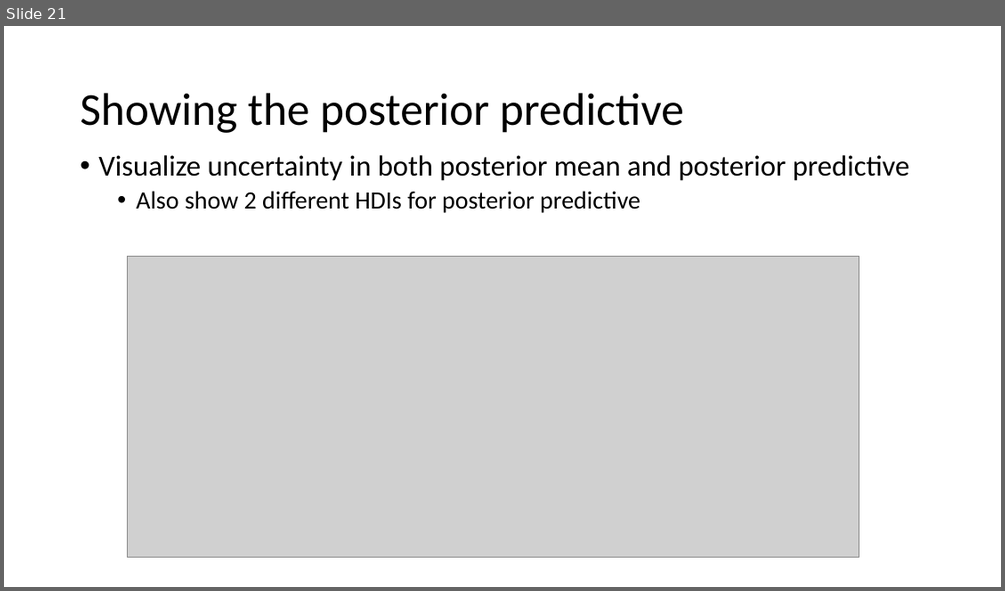
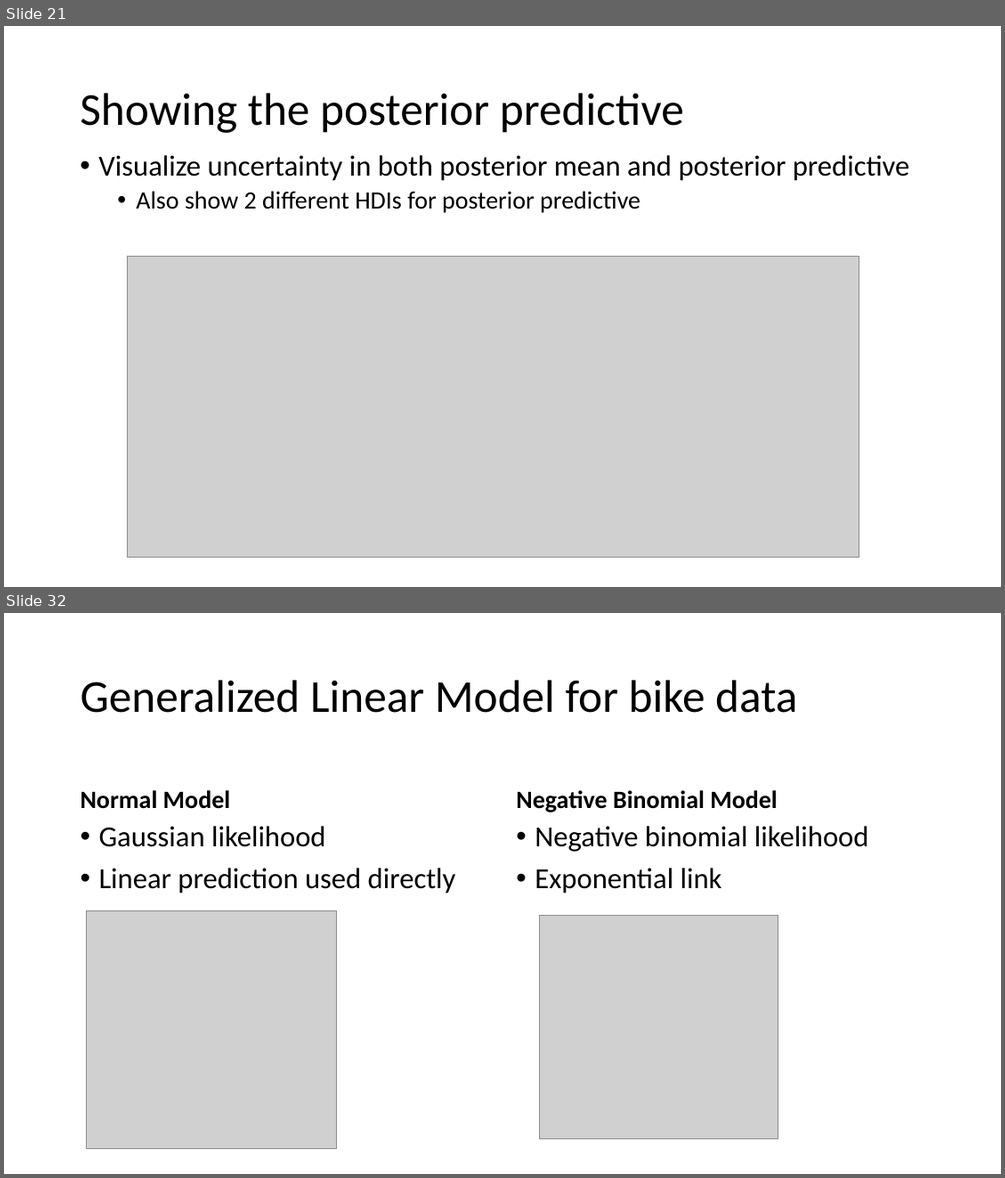
Before and after one commit to opherdonchin/StatisticalComputationAndAnalysis, a slide deck: Lectures/Lecture 6 Linear models.pptx. Shown one above the other, each under a label of ours: slide 21 before the commit, slides 21 and 32 after it; the slides between them are not shown. The pictures are 1005x591 and 1005x1178 pixels, drawn with LibreOffice and Linux fonts; fonts in the diff are those of the drawing; grey boxes stand for pictures. Boxes give left, top, right and bottom in pixels: in the first picture for what was removed or moved away, otherwise in the second. Text is boxed around its words. In the diff, an @@ line names an element or a change of style, - is before the commit and + after.

```diff
--- a/Lectures/Lecture 6 Linear models.pptx
+++ b/Lectures/Lecture 6 Linear models.pptx
@@ slide 32 added at [4, 613, 1001, 1174], background #FFFFFF @@
@@ title added at [81, 680, 797, 713], 44 pt, text #000000 @@
+Generalized Linear Model for bike data
@@ text added at [81, 790, 231, 809], 24 pt, text #000000, bold @@
+Normal Model
@@ text added at [516, 790, 777, 812], 24 pt, text #000000, bold @@
+Negative Binomial Model
@@ text added at [99, 826, 456, 893], 28 pt, text #000000 @@
+• Gaussian likelihood
+• Linear prediction used directly
@@ text added at [534, 826, 869, 893], 28 pt, text #000000 @@
+• Negative binomial likelihood
+• Exponential link
@@ picture added at [86, 911, 337, 1149] @@
@@ picture added at [540, 915, 778, 1138] @@
```
Also in this commit, not shown: 3 slides changed, 16 other slides added, 4 other files.
